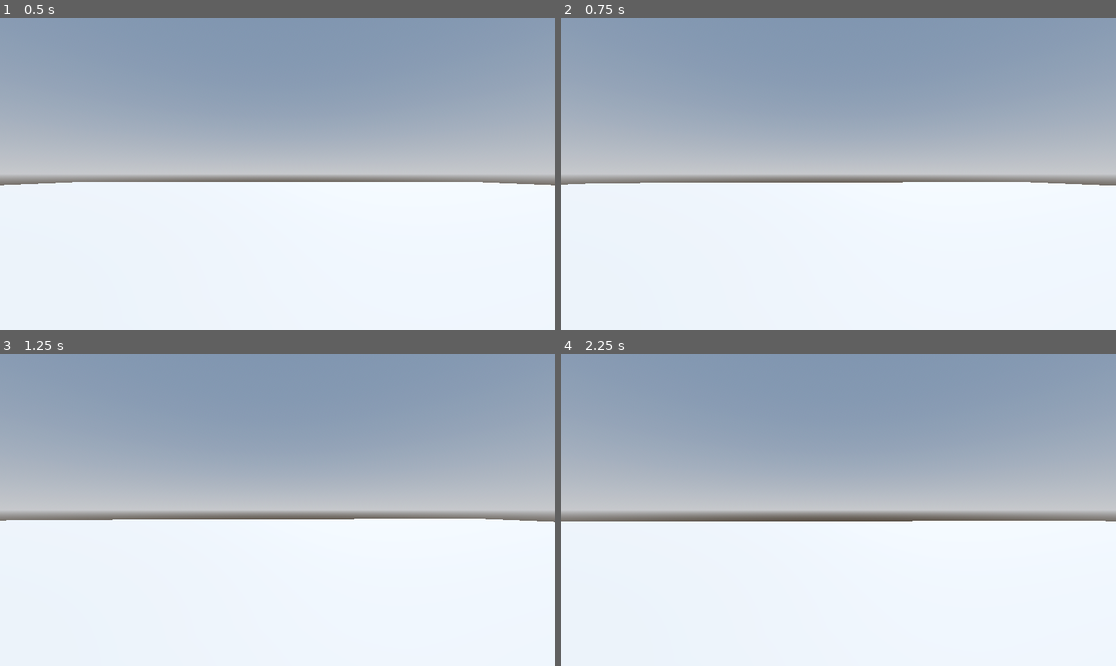
Above: before the commit, frames 1-4 (two rows, left to right).
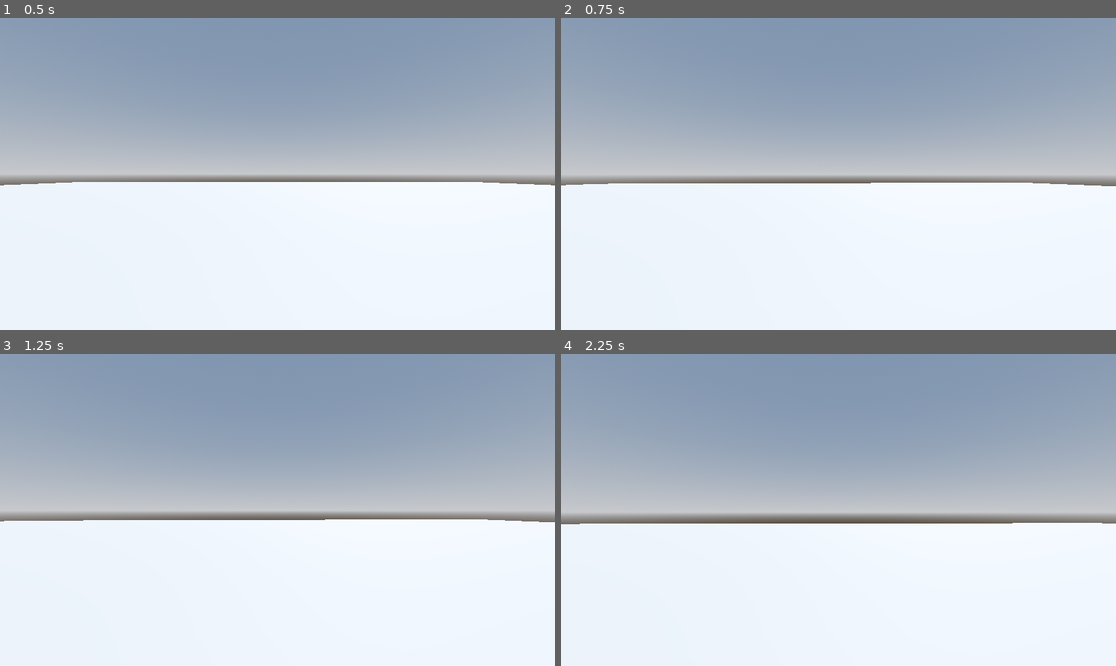
Above: after the commit, the same moments.

Repository: huangwei4478/godot-3d-exercises
Game: Godot game, scene res://Levels/Sandbox.tscn
The game is run twice, just before and just after one commit, with the same random seed, the same clock (stepped at 60 frames per second) and the same inputs.
Inputs (mouse positions are in pixels of both pictures, inside the frame that each line leads up to):
- Up to frame 1 (0.5 s): no input
- Up to frame 2 (0.75 s): tap Enter at 0.5 s; move the mouse to (866, 174) at 0.52 s; hold W (move_forward) from 0.53 s (still down)
- Up to frame 3 (1.25 s): keep holding W (move_forward)
- Up to frame 4 (2.25 s): keep holding W (move_forward); move the mouse to (810, 510) at 1.27 s; move the mouse to (849, 503) at 2.02 s

Frame 1 is identical in both runs. In frame 2, 0.2% of the frame differs, in the area x 0-100%, y 52-54%; in frame 3, 0.2%; in frame 4, 2.2%, in the area x 0-100%, y 50-55%.

Commit message:
[add] Smooth Camera movement

Diff:
--- /dev/null
+++ b/RoboRampage/Player/SmoothCamera.gd
@@ -0,0 +1,8 @@
+extends Camera3D
+
+@export var speed := 44.0
+
+func _physics_process(delta):
+	var weight = clamp(delta * speed, 0.0, 1.0)
+	global_transform = global_transform.interpolate_with(get_parent().global_transform, weight)
+	global_position = get_parent().global_position
--- a/RoboRampage/Player/player.gd
+++ b/RoboRampage/Player/player.gd
@@ -7,6 +7,8 @@
 # Get the gravity from the project settings to be synced with RigidBody nodes.
 var gravity = ProjectSettings.get_setting("physics/3d/default_gravity")
 var mouse_motion := Vector2.ZERO
+
+@onready var camera_pivot = $CameraPivot
 
 func _ready() -> void:
 	Input.mouse_mode = Input.MOUSE_MODE_CAPTURED
@@ -46,4 +48,6 @@
 
 func handle_rotation() -> void:
 	rotate_y(mouse_motion.x)
+	camera_pivot.rotate_x(mouse_motion.y)
+	camera_pivot.rotation_degrees.x = clampf(camera_pivot.rotation_degrees.x, -90, 90)
 	mouse_motion = Vector2.ZERO
--- a/RoboRampage/Player/player.tscn
+++ b/RoboRampage/Player/player.tscn
@@ -1,6 +1,7 @@
-[gd_scene load_steps=4 format=3 uid="uid://bjbt8xxva0xgb"]
+[gd_scene load_steps=5 format=3 uid="uid://bjbt8xxva0xgb"]
 
 [ext_resource type="Script" path="res://Player/player.gd" id="1_13vv7"]
+[ext_resource type="Script" path="res://Player/SmoothCamera.gd" id="2_sh75j"]
 
 [sub_resource type="CapsuleMesh" id="CapsuleMesh_f468h"]
 
@@ -15,5 +16,9 @@
 [node name="CollisionShape3D" type="CollisionShape3D" parent="."]
 shape = SubResource("CapsuleShape3D_lbtk2")
 
-[node name="Camera3D" type="Camera3D" parent="."]
+[node name="CameraPivot" type="Node3D" parent="."]
 transform = Transform3D(1, 0, 0, 0, 1, 0, 0, 0, 1, 0, 0.3, 0)
+
+[node name="SmoothCamera" type="Camera3D" parent="CameraPivot"]
+top_level = true
+script = ExtResource("2_sh75j")
